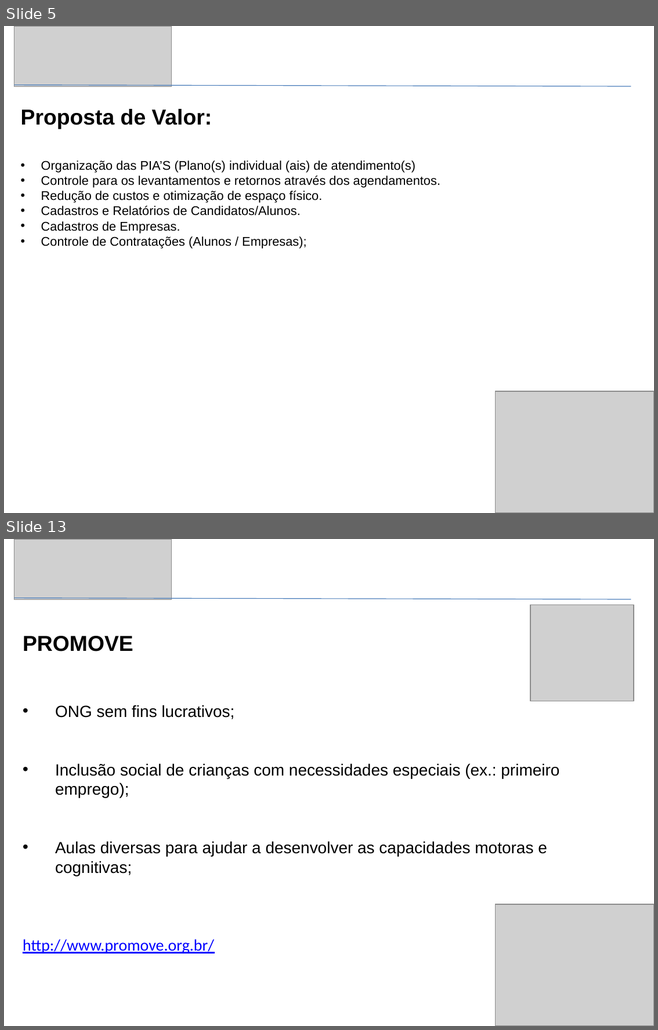
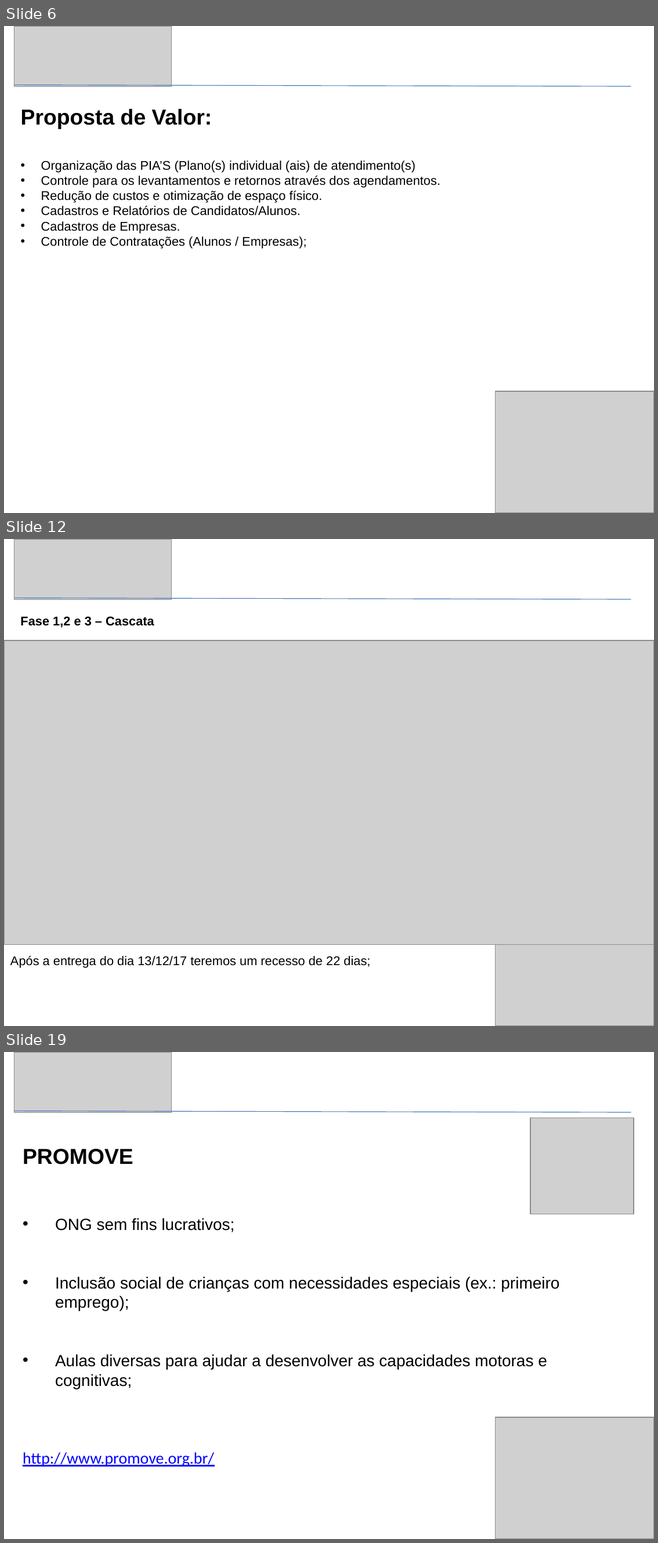
Before and after one commit to Galano/Mable, a slide deck: Artefatos/MABLE - TCC - Faculdade Impacta.pptx. Shown one above the other, each under a label of ours: slides 5 and 13 before the commit, slides 6, 12 and 19 after it; the slides between them are not shown. The pictures are 658x1030 and 658x1543 pixels, drawn with LibreOffice and Linux fonts; fonts in the diff are those of the drawing; grey boxes stand for pictures. Boxes give left, top, right and bottom in pixels: in the first picture for what was removed or moved away, otherwise in the second. Text is boxed around its words. In the diff, an @@ line names an element or a change of style, - is before the commit and + after.

```diff
--- a/Artefatos/MABLE - TCC - Faculdade Impacta.pptx
+++ b/Artefatos/MABLE - TCC - Faculdade Impacta.pptx
@@ slide 12 added at (4,539,654,1026), background #FFFFFF @@
@@ picture added at (14,539,172,599) @@
@@ line added from (14, 598) to (631, 599), #4B7EBC 0.75 pt @@
@@ text added at (20,616,154,628), 14 pt, text #000000, bold @@
+Fase 1,2 e 3 – Cascata
@@ picture added at (4,641,654,945) @@
@@ picture added at (495,905,654,1026) @@
@@ text added at (10,956,370,968), 14 pt, text #000000 @@
+Após a entrega do dia 13/12/17 teremos um recesso de 22 dias;
@@ what was slide 5 is now slide 6 @@
@@ what was slide 13 is now slide 19 @@
```
Also in this commit, not shown: 3 slides changed, 9 other slides added, 4 slides removed.
